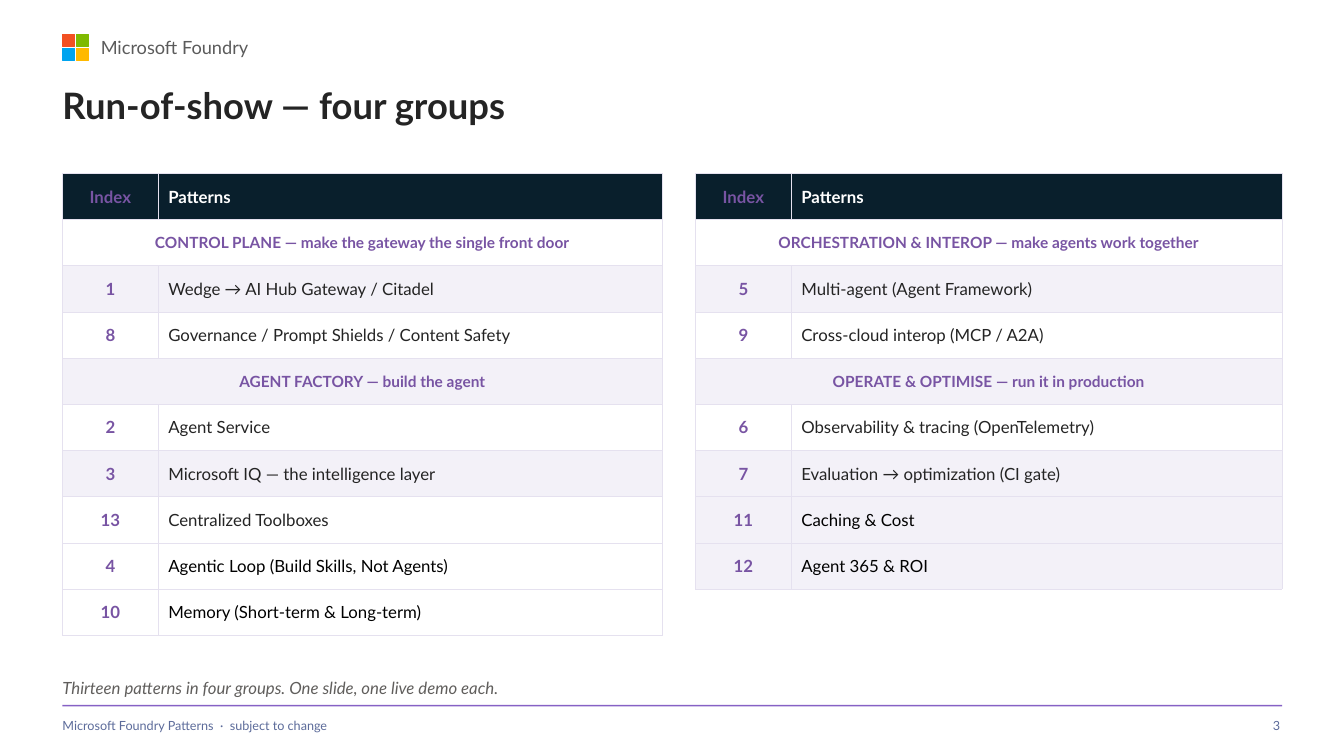
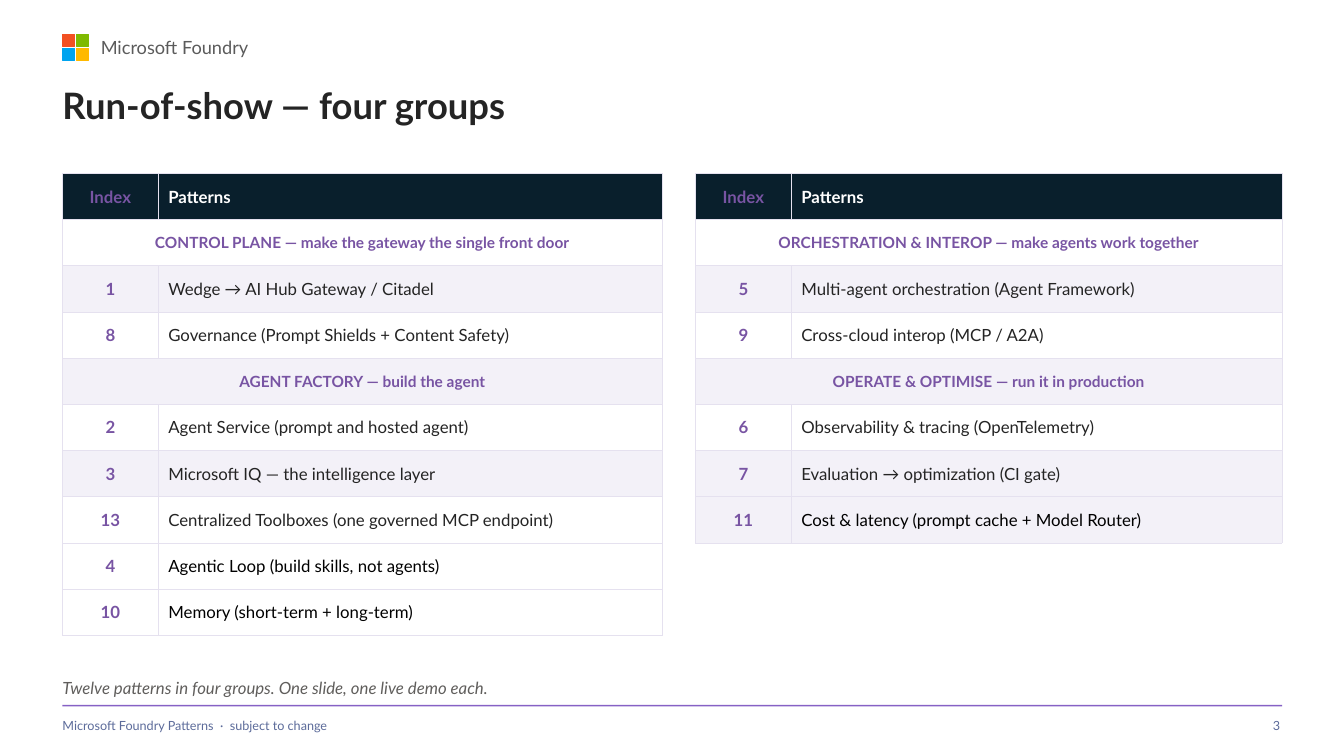
Before and after one commit to SridharArrabelly/foundry-pattern-library, a slide deck: slide 3 of foundry-patterns.pptx. Drawn at 1344x756 pixels with LibreOffice and Linux fonts; fonts in the diff are those of the drawing. Boxes give left, top, right and bottom in pixels: in the first picture for what was removed or moved away, otherwise in the second. Text is boxed around its words. In the diff, an @@ line names an element or a change of style, - is before the commit and + after.

```diff
--- a/foundry-patterns.pptx
+++ b/foundry-patterns.pptx
@@ table at (x1=63, y1=173, x2=662, y2=635) @@
-row 4, column 2: Governance / Prompt Shields / Content Safety
+row 4, column 2: Governance (Prompt Shields + Content Safety)
-row 6, column 2: Agent Service
+row 6, column 2: Agent Service (prompt and hosted agent)
-row 8, column 2: Centralized Toolboxes
+row 8, column 2: Centralized Toolboxes (one governed MCP endpoint)
-row 9, column 2: Agentic Loop (Build Skills, Not Agents)
+row 9, column 2: Agentic Loop (build skills, not agents)
-row 10, column 2: Memory (Short-term & Long-term)
+row 10, column 2: Memory (short-term + long-term)
@@ table at (x1=696, y1=173, x2=1282, y2=589) @@
-row 3, column 2: Multi-agent (Agent Framework)
+row 3, column 2: Multi-agent orchestration (Agent Framework)
-row 8: 11 | Caching & Cost
-row 9: 12 | Agent 365 & ROI
+row 8: 11 | Cost & latency (prompt cache + Model Router)
@@ text at (x1=62, y1=681, x2=488, y2=697): text changed @@
-Thirteen patterns in four groups. One slide, one live demo each.
+Twelve patterns in four groups. One slide, one live demo each.
```
Also in this commit, not shown: 12 other slides changed, 1 slide removed, 18 other files.
